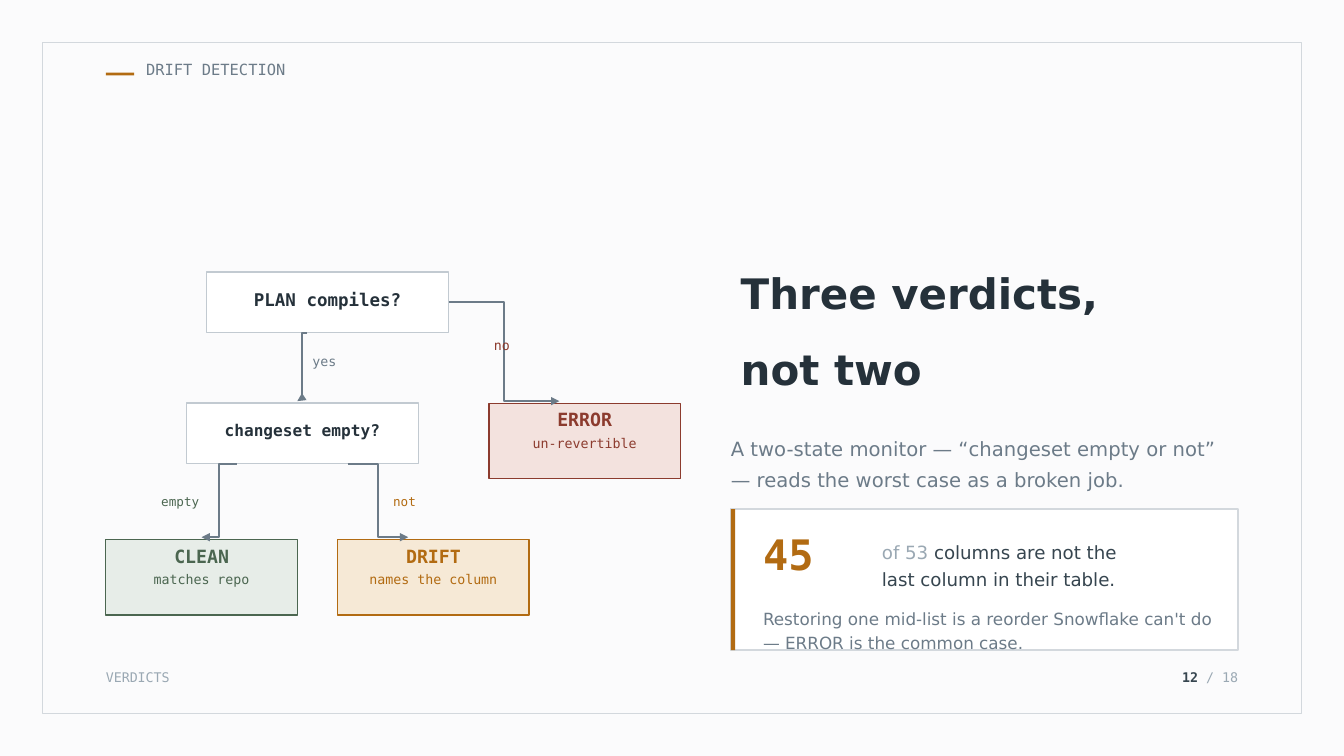
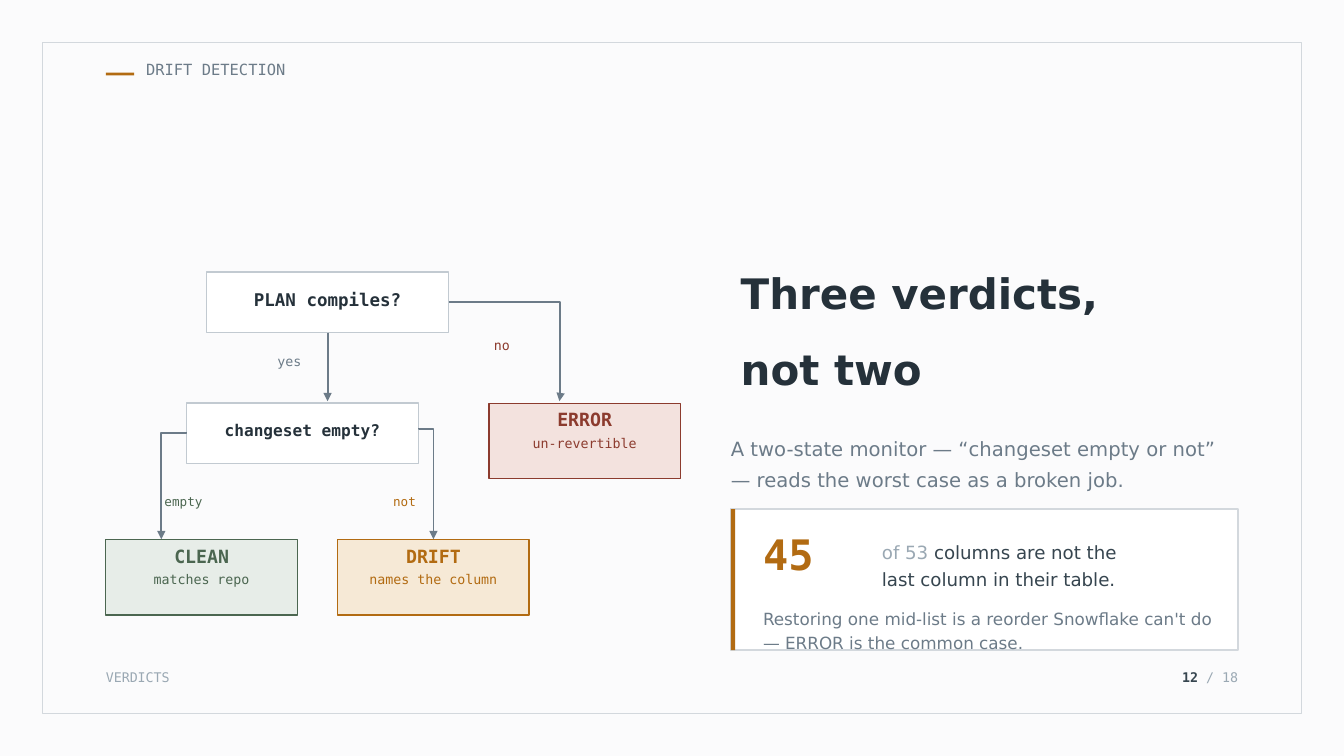
Before and after one commit to Codefordataengg/DMC_PBI, a slide deck: slide 12 of docs/DCM_Presentation.pptx. Drawn at 1344x756 pixels with LibreOffice and Linux fonts; fonts in the diff are those of the drawing. Boxes give left, top, right and bottom in pixels: in the first picture for what was removed or moved away, otherwise in the second. Text is boxed around its words. In the diff, an @@ line names an element or a change of style, - is before the commit and + after.

```diff
--- a/docs/DCM_Presentation.pptx
+++ b/docs/DCM_Presentation.pptx
@@ elbow arrow (449, 302) - (560, 401): route changed @@
@@ text "yes" moved from (x1=312, y1=358, x2=336, y2=369) to (x1=277, y1=358, x2=301, y2=369) @@
@@ elbow arrow removed from (308, 333) to (297, 401) @@
@@ arrow added from (328, 333) to (328, 401), #6C7B88 1.4 pt @@
@@ elbow arrow moved from (237, 464) - (202, 537) to (187, 433) - (161, 539) @@
@@ elbow arrow moved from (348, 464) - (408, 537) to (419, 429) - (434, 539) @@
```
Also in this commit, not shown: 1 other slide changed, 2 other files.
